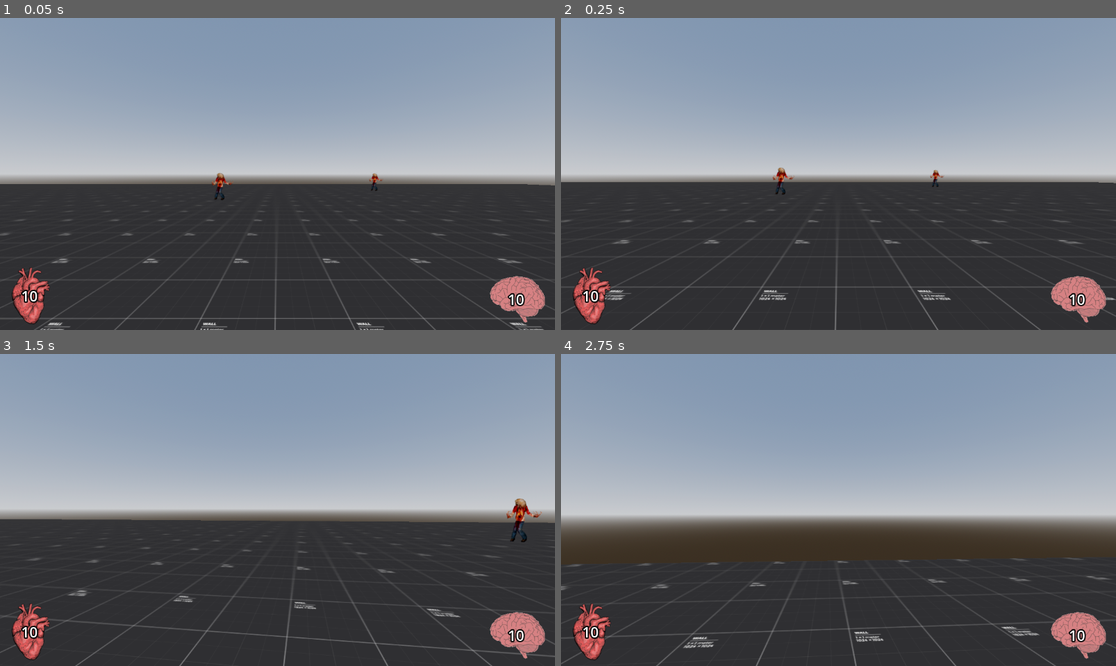
Above: before the commit, frames 1-4 (two rows, left to right).
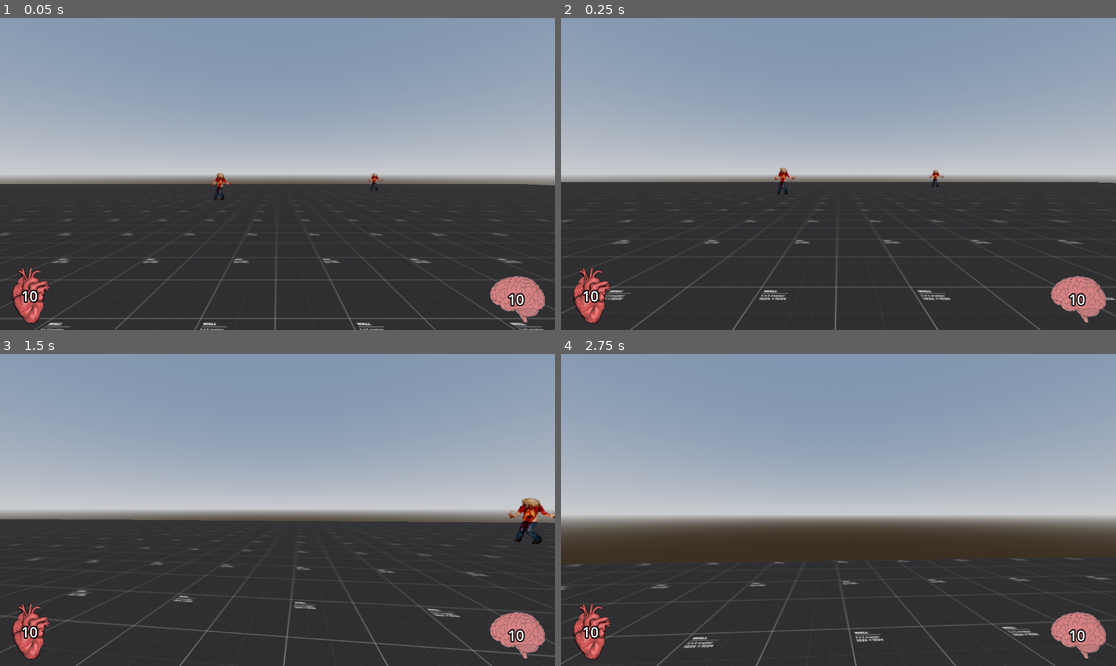
Above: after the commit, the same moments.

Repository: Jaret-McManus/BoomerShooter
Game: Godot game, scene res://scenes/main.tscn
Same seed, same stepped clock (60 frames per second), same inputs: the game is played once before the commit and once after it.
Inputs (mouse positions are in pixels of both pictures, inside the frame that each line leads up to):
- Up to frame 1 (0.05 s): no input
- Up to frame 2 (0.25 s): no input
- Up to frame 3 (1.5 s): move the mouse to (305, 510) at 0.52 s; hold Q (kick) 0.53-1.28 s; hold W (forward) from 0.53 s (still down); tap Space (jump) at 0.77 s; move the mouse to (249, 510) at 1.27 s; tap Q (kick) at 1.35 s
- Up to frame 4 (2.75 s): keep holding W (forward); tap Space (jump) at 1.52 s; move the mouse to (849, 503) at 2.02 s; hold Q (kick) from 2.03 s (still down)

The runs differ from the first frame. In frame 1, less than 0.1% of the frame differs, in the area x 38-70%, y 49-58%; in frame 2, 0.1%; in frame 3, 0.6%, in the area x 91-100%, y 46-62%; in frame 4, nothing differs.

Commit message:
sprite bilboarding moved to script
- bilboarding moved to script to allow for 8-directional animation later (for some reason this made the frame rate better for me)

Diff:
--- a/scenes/test_enemy.tscn
+++ b/scenes/test_enemy.tscn
@@ -5,12 +5,12 @@
 
 [sub_resource type="CapsuleShape3D" id="CapsuleShape3D_yikbh"]
 
-[node name="TestEnemy" type="CharacterBody3D"]
+[node name="TestEnemy" type="CharacterBody3D" node_paths=PackedStringArray("SPRITE")]
 script = ExtResource("1_mkyue")
+SPRITE = NodePath("Sprite3D")
 
 [node name="Sprite3D" type="Sprite3D" parent="."]
 transform = Transform3D(0.61, 0, 0, 0, 0.61, 0, 0, 0, 0.61, 0.186295, 0, 0)
-billboard = 2
 texture = ExtResource("1_ghv5c")
 
 [node name="CollisionShape3D" type="CollisionShape3D" parent="."]
--- a/scripts/player.gd
+++ b/scripts/player.gd
@@ -1,4 +1,5 @@
-class_name Player extends CharacterBody3D
+class_name Player
+extends CharacterBody3D
 
 
 var BASE_SPEED: float = 15.0
@@ -11,6 +12,7 @@
 @onready var head: Node3D = $Head
 @onready var camera: Camera3D = $Head/Camera3D
 
+
 func _ready() -> void:
 	Global.player = self
 # --- MOVED THIS TO THE SCREEN MANAGER SCRIPT ---#
@@ -20,7 +22,7 @@
 func _unhandled_input(event: InputEvent) -> void:
 	## Moves the camera with mouse movement
 	if event is InputEventMouseMotion:
-		$Head.rotate_y(-event.relative.x * SENSITIVITY)
+		head.rotate_y(-event.relative.x * SENSITIVITY)
 		camera.rotate_x(-event.relative.y * SENSITIVITY)
 		camera.rotation.x = clamp(camera.rotation.x, -PI/2 * 0.98, PI/2 * 0.98)
 
--- a/scripts/test_enemy.gd
+++ b/scripts/test_enemy.gd
@@ -1,15 +1,27 @@
 extends CharacterBody3D
-
 
 const SPEED = 5.0
 const JUMP_VELOCITY = 4.5
 
+@export var SPRITE : Sprite3D
+
+var current_sprite_direction : int = 0
+
 
 func _physics_process(delta: float) -> void:
-	# Add the gravity.
+	bilboard_sprite()
+	set_sprite_direction()
+	apply_gravity(delta)
+	move_random_direction()
+	move_and_slide()
+
+
+func apply_gravity(delta) -> void:
 	if not is_on_floor():
 		velocity += Global.GRAVITY * delta
 
+
+func move_random_direction() -> void:
 	if randf() < 0.03:
 		if randf() > 0.5:
 			velocity.x += 3
@@ -23,4 +35,27 @@
 	else:
 		velocity *= 0.8
 
-	move_and_slide()
+
+#custom bilboard function to give us access to the
+#sprite rotation for 8-directional animation
+func bilboard_sprite() -> void:
+	#set the sprite to look at the player
+	SPRITE.look_at(Vector3(
+		Global.player.global_transform.origin.x,
+		SPRITE.global_transform.origin.y,
+		Global.player.global_transform.origin.z
+	))
+	#flip the sprite to face the player
+	SPRITE.rotation_degrees.y += 180
+
+
+func set_sprite_direction() -> void:
+	#set the sprite frame 0 - 7 based on the sprites y rotation
+	var sprite_direction : int = round(SPRITE.rotation_degrees.y / 45.0)
+
+	#set 8 to 0 since 360 and 0 are the same direction
+	if sprite_direction == 8: sprite_direction = 0
+
+	#if the sprite direction changes, apply the new sprite direction
+	if sprite_direction == current_sprite_direction: return
+	current_sprite_direction = sprite_direction
